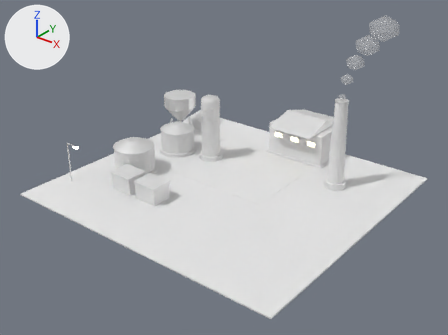
The FBX model Assets/Art/KayseriIsland/Models/Copper/Phase1/Refinery_P1.fbx as it was, and as the next commit left it.
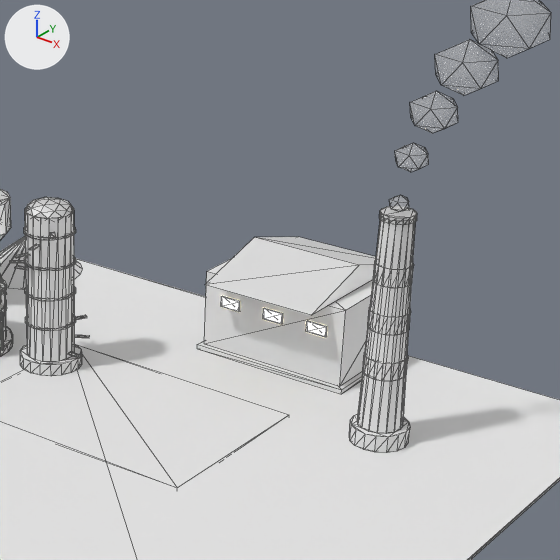
Old and new are each drawn whole from a 50 mm camera at (210.7, -105.3, 76.0) aimed at (130.1, -4.5, 13.6) and again close up on the part from 43% to 90% of the width and 6% to 69% of the height. The axes (+X, +Y, +Z) are drawn at upper left. The lights are the same throughout. The last two pictures show the newer version. The close-ups show mesh edges as thin lines.

Before the edit, the objects in view are built like this:
```python
me_refinery_coalin_001 = bpy.data.meshes.new('Refinery.CoalIn.001')
me_refinery_coalin_001.from_pydata(...)  # 44 vertices, 84 faces; spans x -6.06..5.88, y -6.09..6.03, z -0.04..4.04
me_refinery_coalin_001.materials.append(mat_ore_cu)  # white #e7e7e7
me_refinery_hall_001 = bpy.data.meshes.new('Refinery.Hall.001')
me_refinery_hall_001.from_pydata(...)  # 70 vertices, 104 faces; spans x -8.5..8.5, y -8.6..8.6, z 0.0..10.9
# faces by material slot: [12, 12, 8, 36, 36]
me_refinery_hall_001.materials.append(mat_concrete_dk)  # white #e7e7e7
me_refinery_hall_001.materials.append(mat_wood_lt)  # white #e7e7e7
me_refinery_hall_001.materials.append(mat_roof_red)  # white #e7e7e7
me_refinery_hall_001.materials.append(mat_steel_dk)  # white #e7e7e7
me_refinery_hall_001.materials.append(mat_winlight)  # white #e7e7e7, glowing beige #ffeabc
me_refinery_smoke0_001 = bpy.data.meshes.new('Refinery.Smoke0.001')
me_refinery_smoke0_001.from_pydata(...)  # an icosphere of 20 faces spanning x -0.9..0.9, y -0.8..0.8, z -0.8..0.8; an icosphere of 20 faces spanning x -1.1..1.9, y -0.7..2.1, z 2.7..5.3; an icosphere of 20 faces spanning x -0.3..3.8, y -0.6..3.4, z 6.2..9.8; an icosphere of 20 faces spanning x 1.2..6.6, y -0.5..4.7, z 9.6..14.4; an icosphere of 20 faces spanning x 3.7..10.3, y -0.3..5.9, z 13.1..18.9
me_refinery_smoke0_001.materials.append(mat_smoke)  # white #e7e7e7
ob_refinery_coalin = bpy.data.objects.new('Refinery.CoalIn', me_refinery_coalin_001)
ob_refinery_coalin.location = (96.0, 28.0, 6.3)
ob_refinery_hall = bpy.data.objects.new('Refinery.Hall', me_refinery_hall_001)
ob_refinery_hall.location = (132.0, 28.0, 6.3)
ob_refinery_smoke0 = bpy.data.objects.new('Refinery.Smoke0', me_refinery_smoke0_001)
ob_refinery_smoke0.location = (148.0, 16.0, 29.0)
# also in view: 'Refinery.Col0' at (114.0, 10.0, 14.9); 'Refinery.Stack0' at (148.0, 16.0, 17.2); 'Refinery.Pad' at (128.0, 0.0, 6.2)
```
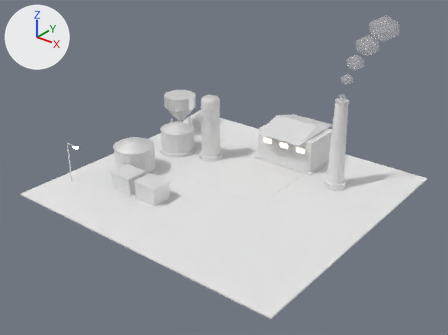
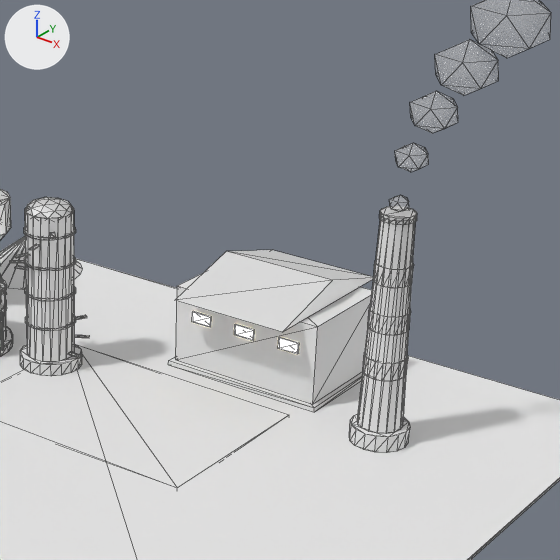
Pixel boxes [x1, y1, x2, y2] of what changed, in the close-ups (560 x 560 px):
'Refinery.Hall', moved: before [197, 237, 376, 394]; after [168, 250, 373, 412]

What changed in the scene script:
```text
Change ob_refinery_hall:
    ob_refinery_hall.location: (132.0, 28.0, 6.3) -> (132.0, 23.0, 6.3)
```
